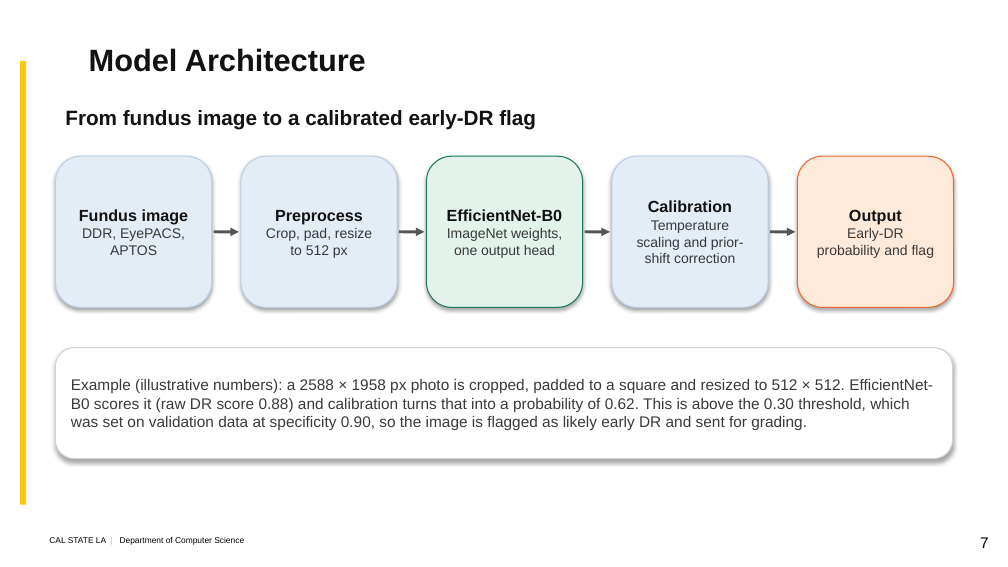
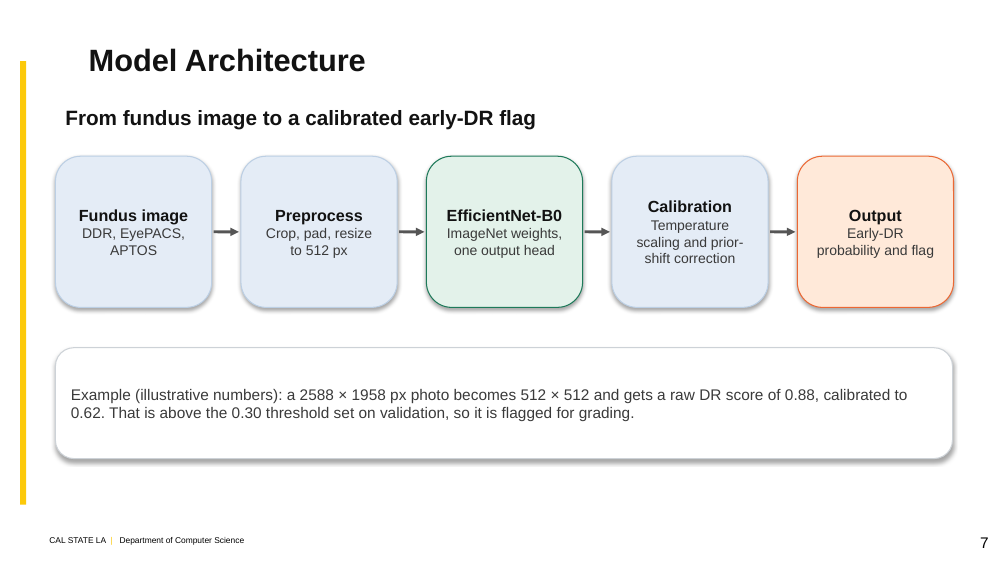
Before and after one commit to kazimab1/Early-DR, a slide deck: slide 7 of DR_Final_5min.pptx. Drawn at 1008x567 pixels with LibreOffice and Linux fonts; fonts in the diff are those of the drawing; background and template pictures are left out. Boxes give left, top, right and bottom in pixels: in the first picture for what was removed or moved away, otherwise in the second. Text is boxed around its words. In the diff, an @@ line names an element or a change of style, - is before the commit and + after.

```diff
--- a/DR_Final_5min.pptx
+++ b/DR_Final_5min.pptx
@@ text in rounded rectangle at bbox=[71, 389, 908, 421]: text changed @@
-Example (illustrative numbers): a 2588 × 1958 px photo is cropped, padded to a square and resized to 512 × 512. EfficientNet-B0 scores it (raw DR score 0.88) and calibration turns that into a probability of 0.62. This is above the 0.30 threshold, which was set on validation data at specificity 0.90, so the image is flagged as likely early DR and sent for grading.
+Example (illustrative numbers): a 2588 × 1958 px photo becomes 512 × 512 and gets a raw DR score of 0.88, calibrated to 0.62. That is above the 0.30 threshold set on validation, so it is flagged for grading.
```
Also in this commit, not shown: 5 other slides changed, 1 other file.
